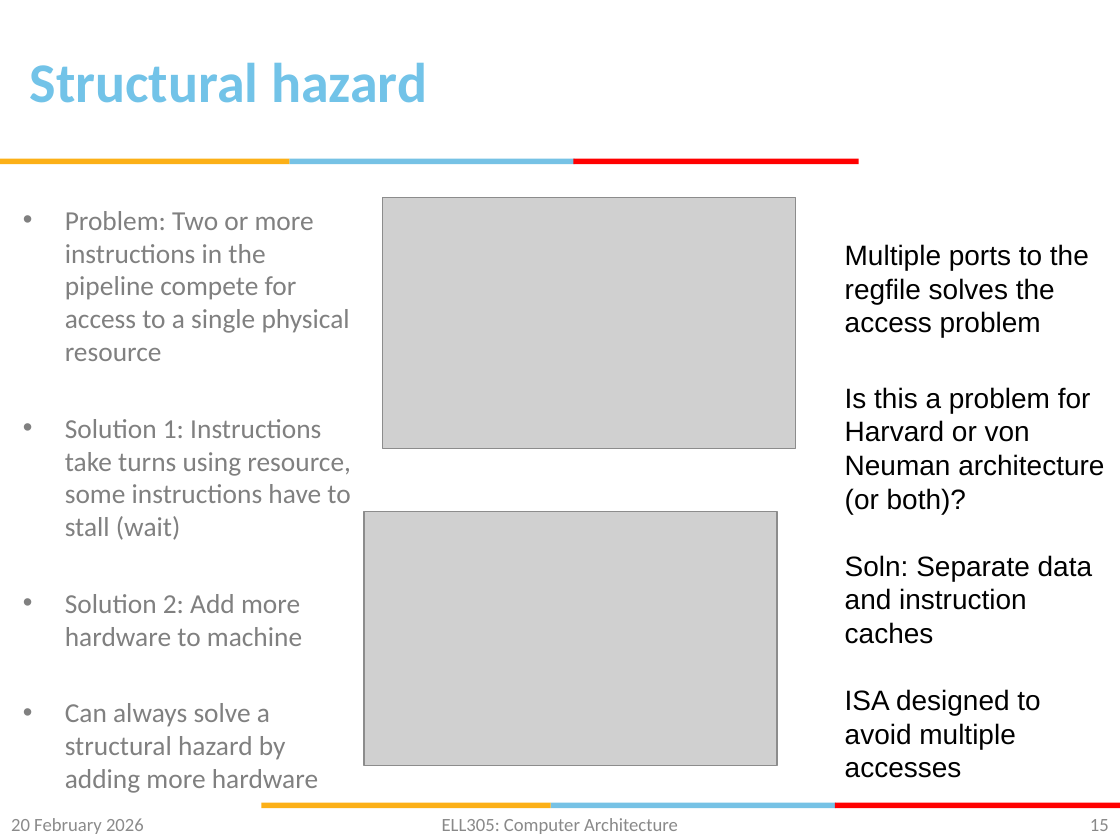
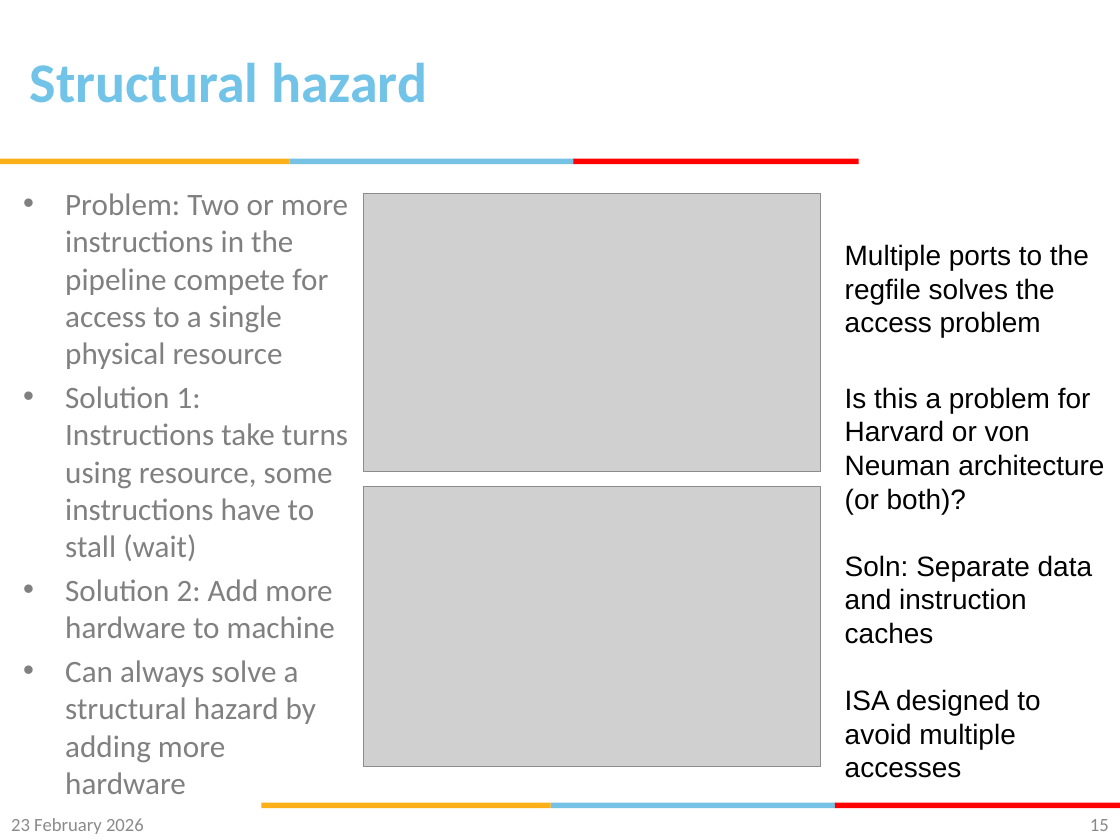
Before and after one commit to gsaurabhr-teaching/csf342-material, a slide deck: slide 15 of Lec-15-19-pipelined-cpu.pptx. Drawn at 1120x840 pixels with LibreOffice and Linux fonts; fonts in the diff are those of the drawing; grey boxes stand for pictures; background and template pictures are left out. Boxes give left, top, right and bottom in pixels: in the first picture for what was removed or moved away, otherwise in the second. Text is boxed around its words. In the diff, an @@ line names an element or a change of style, - is before the commit and + after.

Commit message:
structural and data hazards

```diff
--- a/Lec-15-19-pipelined-cpu.pptx
+++ b/Lec-15-19-pipelined-cpu.pptx
@@ text "Problem: Two or more instructions ...": place and size @@
-text "Problem: Two or more instructions ..." at bbox=[65, 211, 351, 793]
+text "Problem: Two or more instructions ..." at bbox=[65, 193, 348, 794]
@@ text "Problem: Two or more instructions ..." at bbox=[65, 193, 348, 794]: size 17.6 to 20 pt @@
@@ picture: place and size @@
-picture at bbox=[383, 197, 796, 448]
+picture at bbox=[364, 194, 821, 472]
@@ picture: place and size @@
-picture at bbox=[364, 512, 777, 765]
+picture at bbox=[363, 486, 820, 767]
@@ text at bbox=[11, 818, 144, 834]: text changed @@
-20 February 2026
+23 February 2026
@@ text removed at bbox=[442, 818, 678, 834] @@
-ELL305: Computer Architecture
```
Also in this commit, not shown: 14 other slides changed, 5 slides added.
